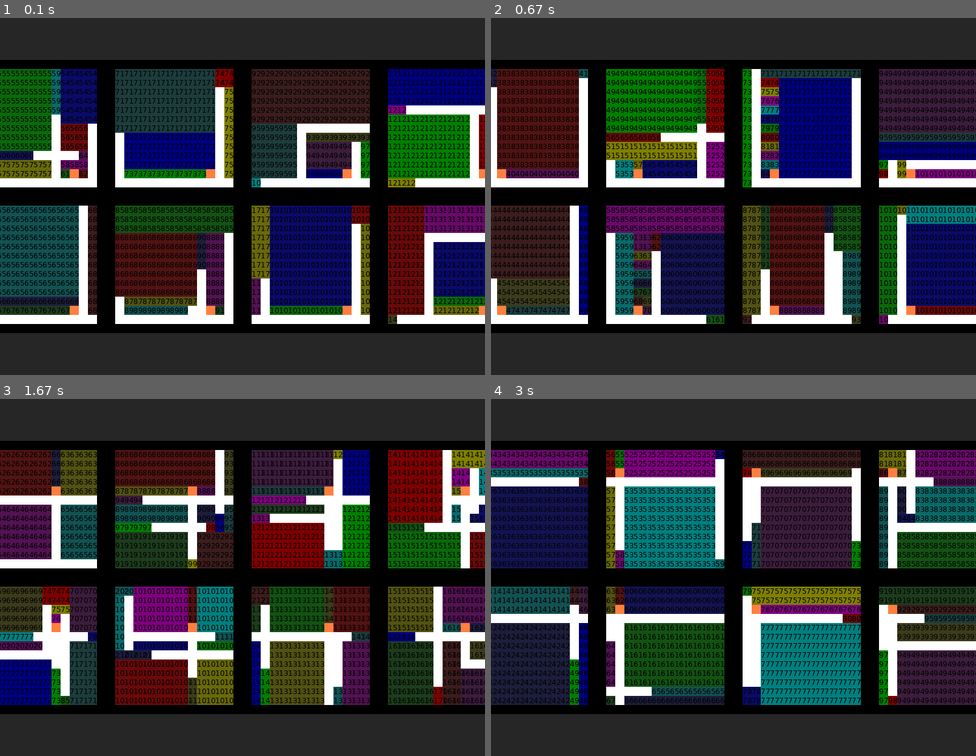
Above: before the commit, frames 1-4 (two rows, left to right).
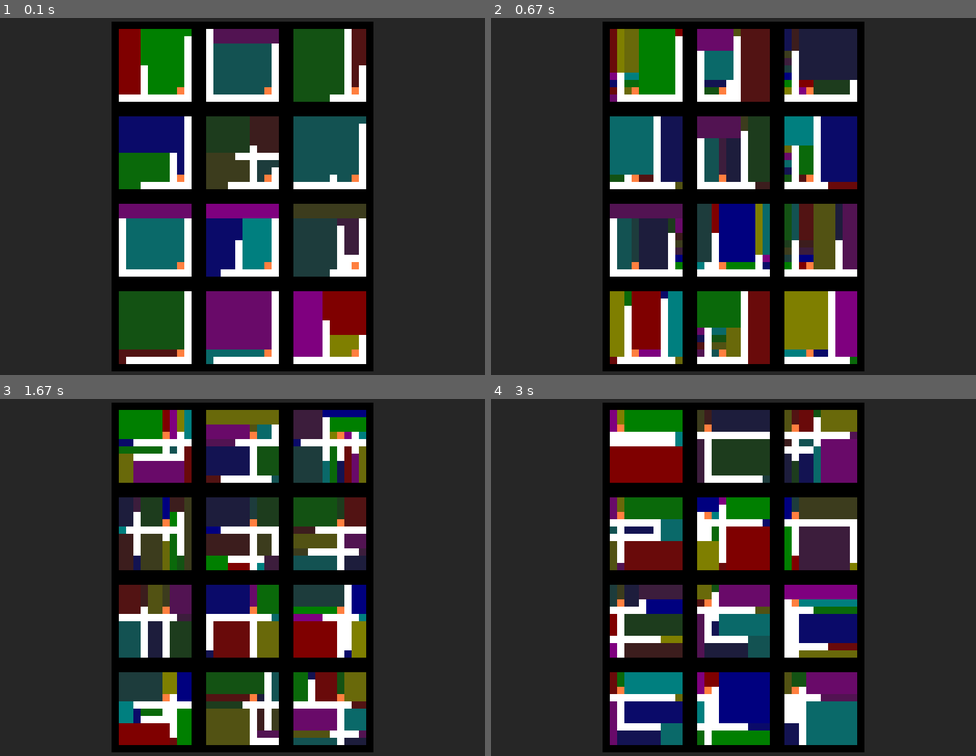
Above: after the commit, the same moments.

Repository: Gamabunta57/golf-lua
Game: LÖVE game, started from main.lua
Two runs of this game, one before a commit and one after it. Both use one fixed random seed, a clock stepped at 60 frames per second and the inputs below.
Inputs:
- Up to frame 1 (0.1 s): no input
- Up to frame 2 (0.67 s): tap F at 0.33 s
- Up to frame 3 (1.67 s): tap F at 0.67 s; tap S at 1 s; tap Z at 1.33 s
- Up to frame 4 (3 s): tap S at 1.67 s; tap Z at 2 s

The runs differ from the first frame. In frame 1, 80% of the frame differs, in the area x 0-100%, y 1-99%; in frame 2, 71%; in frame 3, 76%; in frame 4, 72%.

Commit message:
Implement mixing corridor-like rooms

Diff:
--- a/main.lua
+++ b/main.lua
@@ -3,7 +3,7 @@
 
 local seed = os.time()
 
-local CELL_SIZE = 15
+local CELL_SIZE = 12
 local map = nil
 local tileSet = nil
 local generator = nil
@@ -13,7 +13,7 @@
 local maxStepCount = 250
 
 local displayCorridors = true
-local doFusion = true
+local fusionLevel = 2
 
 local colors = {
     {0, 0, 0, 1}, -- Cell.LIMIT
@@ -64,10 +64,10 @@
 local wasFPressed = false
 
 function regenerateMap()
-    map = Map:new(15, 15, 15)
+    map = Map:new(12, 12, 12)
     love.math.setRandomSeed(seed)
     generator = Generator:new(map, prng)
-    generator:generateMap(maxStepCount, doFusion)
+    generator:generateMap(maxStepCount, fusionLevel)
 end
 
 function love.load()
@@ -108,7 +108,7 @@
     end
 
     if isFPressed and not wasFPressed then
-        doFusion = not doFusion
+        fusionLevel = (fusionLevel + 1) % 3
         regenerateMap()
     end
 
@@ -183,7 +183,7 @@
             love.graphics.draw(tileSet, quads[1], xOffset, yOffset)
             if drawIndex or not displayCorridors then
                 love.graphics.setColor(0, 0, 0, 1)
-                love.graphics.print(cell.roomIndex, xOffset, yOffset)
+                -- love.graphics.print(cell.roomIndex, xOffset, yOffset)
             end
         end
     end
--- a/src/data/rectangleRoom.lua
+++ b/src/data/rectangleRoom.lua
@@ -10,6 +10,7 @@
         w = w or 0,
         h = h or 0,
         roomIndex = ri or 0,
+        hasBeenMixed = false
     }
 
     setmetatable(o, self)
--- a/src/generators/generator.lua
+++ b/src/generators/generator.lua
@@ -23,7 +23,7 @@
     return o
 end
 
-function Generator:generateMap(maxStepCount, doFusion)
+function Generator:generateMap(maxStepCount, fusionLevel)
     self:_initialise()
     self:_buildCorridors(maxStepCount)
     -- self:_buildFakeCorridors(maxStepCount)
@@ -31,8 +31,11 @@
     local roomIndex = self:_placeRooms(anchorsLists)
     local unconnetedRoomIndices = self:_fillUnconnectedRooms(roomIndex)
     local roomLists = self:_getRoomsPerIndex()
-    if (doFusion) then
+    if (fusionLevel > 0) then
         self:_fusionRooms(roomLists)
+    end
+    if (fusionLevel > 1) then
+        self:_fusionCorridorRooms(roomLists)
     end
 
     -- debug(roomLists)
@@ -68,6 +71,103 @@
     end
 end
 
+-- corridor rooms: rooms with width = 1 or height = 1
+function Generator:_fusionCorridorRooms(roomLists)
+    for z = 1, self.map.depth do
+        local roomList = roomLists[z]
+        local floorCells = self.map.floorCells[z]
+        for rI = #roomList, 1, -1 do
+            local currentRoom = roomList[rI]
+            if (currentRoom and not currentRoom.hasBeenMixed and (currentRoom.h == 1 or currentRoom.w == 1)) then
+                local neighbourRooms = self:_getNeighbourgRooms(floorCells, roomList, currentRoom)
+
+                if #neighbourRooms > 0 then
+                    local neighbourIndexToPick = self.prng(1, #neighbourRooms)
+                    self:_meltRoomIntoAnotherRoom(floorCells, currentRoom, neighbourRooms[neighbourIndexToPick])
+
+                    table.remove(roomList, rI)
+                end
+            end
+        end
+    end
+end
+
+function Generator:_getNeighbourgRooms(floorCells, roomList, currentRoom)
+    local width = self.map.width
+    local neighbourRooms = {}
+    local surroundingIndices = {}
+
+    local topLeftCornerX = currentRoom.x - 1
+    local topLeftCornerY = currentRoom.y - 1
+    local bottomRightCornerX = currentRoom.x + currentRoom.w
+    local bottomRightCornerY = currentRoom.y + currentRoom.h
+
+    local topYOffset = (topLeftCornerY - 1) * width
+    local bottomYOffset = (bottomRightCornerY - 1) * width
+    for i = topLeftCornerX + 1, bottomRightCornerX - 1 do -- +1 and -1 are to avoid corners
+        -- top row
+        local cellIndex = topYOffset + i
+        local cell = floorCells[cellIndex]
+
+        if cell.tileRef == Cell.ROOM and not (currentRoom.roomIndex == cell.roomIndex) and listDoesNotHave(surroundingIndices, cell.roomIndex) then
+            surroundingIndices[#surroundingIndices + 1] = cell.roomIndex
+        end
+
+        -- bottom row
+        cellIndex = bottomYOffset + i
+        cell = floorCells[cellIndex]
+
+        if cell.tileRef == Cell.ROOM and not (currentRoom.roomIndex == cell.roomIndex) and listDoesNotHave(surroundingIndices, cell.roomIndex) then
+            surroundingIndices[#surroundingIndices + 1] = cell.roomIndex
+        end
+    end
+
+    for i = topLeftCornerY + 1, bottomRightCornerY - 1 do
+        -- left column
+        local cellIndex = topLeftCornerX + ((i - 1) * width)
+        local cell = floorCells[cellIndex]
+
+        if cell.tileRef == Cell.ROOM and not (currentRoom.roomIndex == cell.roomIndex) and listDoesNotHave(surroundingIndices, cell.roomIndex) then
+            surroundingIndices[#surroundingIndices + 1] = cell.roomIndex
+        end
+
+        -- right column
+        cellIndex = bottomRightCornerX + ((i - 1) * width)
+        cell = floorCells[cellIndex]
+
+        if cell.tileRef == Cell.ROOM and not (currentRoom.roomIndex == cell.roomIndex) and listDoesNotHave(surroundingIndices, cell.roomIndex) then
+            surroundingIndices[#surroundingIndices + 1] = cell.roomIndex
+        end
+    end
+
+    for i = 1, #surroundingIndices do
+        for j = 1, #roomList do
+            local room = roomList[j]
+            if roomList[j].roomIndex == surroundingIndices[i] then
+                neighbourRooms[#neighbourRooms + 1] = room
+            end
+        end
+    end
+
+    return neighbourRooms
+end
+
+function Generator:_meltRoomIntoAnotherRoom(floorCells, roomToMelt, remainingRoom)
+    local width = self.map.width
+    local height = self.map.height
+
+    for y = roomToMelt.y, (roomToMelt.y + roomToMelt.h - 1) do
+        local yOffset = (y - 1) * width
+        for x = roomToMelt.x, (roomToMelt.x + roomToMelt.w - 1) do
+            local cellIndex = x + yOffset
+            floorCells[cellIndex].roomIndex = remainingRoom.roomIndex
+        end
+    end
+
+    roomToMelt.hasBeenMixed = true
+    remainingRoom.hasBeenMixed = true
+end
+
 function Generator:_getRightRoom(roomList, currentRoom)
     for rI = 1, #roomList do
         local room = roomList[rI]
